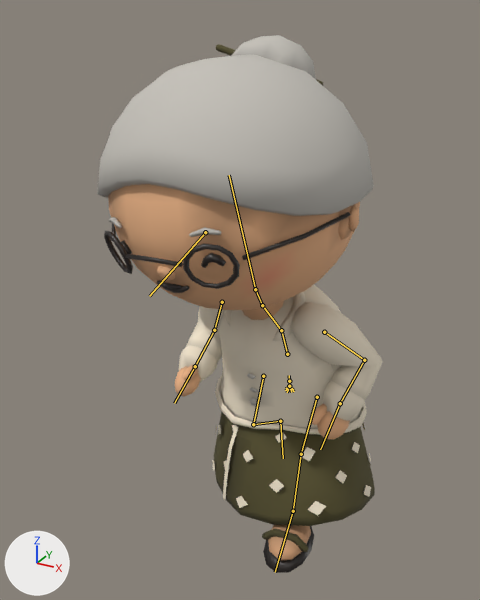
An edit to the glTF model game/assets/models/char_nenek.glb, drawn before and after from the same camera.
Both versions are drawn from a camera (50 mm lens) standing at (0.512, -1.171, 1.069) and looking at (-0.09, -0.077, 0.521). The lights are fixed; the arrows at lower left show +X, +Y and +Z. The first picture is the older version. Both versions are drawn at frame 13 of the action 'run'; the numbers are the values there. The bones that change, and the others that lie on the model, are drawn over the model as lines.

The first picture shows 'Body'.
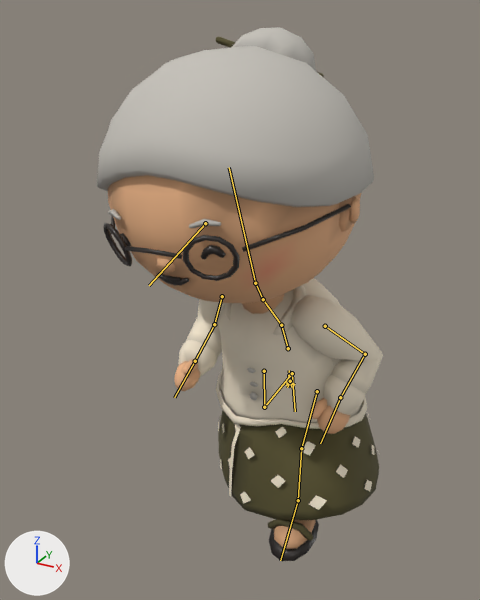
Changed parts and their boxes (x1, y1, x2, y2) in the pictures (480 x 600 px):
'Body', posed
    before: (97, 35, 383, 573)
    after: (97, 27, 383, 561)
bone 'hips', root to tip
    before: (289, 381) to (289, 375)
    after: (289, 375) to (289, 370)
bone 'thigh_L', root to tip
    before: (317, 397) to (301, 454)
    after: (317, 391) to (301, 448)
bone 'shin_L', root to tip
    before: (301, 454) to (293, 511)
    after: (301, 448) to (298, 500)
bone 'foot_L', root to tip
    before: (293, 511) to (275, 572)
    after: (298, 500) to (280, 560)
bone 'thigh_R', root to tip
    before: (263, 376) to (253, 424)
    after: (264, 371) to (264, 407)
bone 'shin_R', root to tip
    before: (253, 424) to (280, 421)
    after: (264, 407) to (292, 373)
bone 'foot_R', root to tip
    before: (280, 421) to (283, 458)
    after: (292, 373) to (295, 411)
bone 'extra_skirt_0', root to tip
    before: (289, 386) to (287, 392)
    after: (290, 381) to (287, 387)
bone 'extra_skirt_3', root to tip
    before: (289, 386) to (293, 390)
    after: (290, 381) to (294, 384)
bone 'extra_skirt_4', root to tip
    before: (289, 386) to (292, 388)
    after: (290, 381) to (293, 380)
bone 'extra_skirt_5', root to tip
    before: (289, 386) to (288, 387)
    after: (290, 381) to (288, 379)
bone 'extra_skirt_6', root to tip
    before: (289, 386) to (286, 388)
    after: (290, 381) to (286, 383)
bone 'extra_skirt_7', root to tip
    before: (289, 386) to (285, 390)
    after: (290, 381) to (286, 385)

What changed in the scene script:
```text
Change bone_hips:
    where bone_hips = bpy.data.objects['char_nenek'].pose.bones['hips']
    bone_hips.location: (-0.007, -0.036, 0.0) -> (-0.007, -0.023, 0.0)
Change bone_thigh_l:
    where bone_thigh_l = bpy.data.objects['char_nenek'].pose.bones['thigh_L']  # child of 'hips'
    bone_thigh_l.rotation_quaternion: (0.849, 0.513, -0.114, 0.051) -> (0.847, 0.516, -0.111, 0.058)  # degrees (62, -14, -2) -> degrees (63, -14, -1)
Change bone_shin_l:
    where bone_shin_l = bpy.data.objects['char_nenek'].pose.bones['shin_L']  # child of 'thigh_L'
    bone_shin_l.rotation_quaternion: (0.95, -0.311, 0.0, 0.0) -> (0.911, -0.407, 0.0, 0.0)  # degrees (-36, 0, 0) -> degrees (-48, 0, 0)
Change bone_foot_l:
    where bone_foot_l = bpy.data.objects['char_nenek'].pose.bones['foot_L']  # child of 'shin_L'
    bone_foot_l.rotation_quaternion: (0.98, -0.199, 0.01, -0.009) -> (0.994, -0.104, 0.005, -0.012)  # degrees (-23, 1, -1) -> degrees (-12, 0, -1)
Change bone_thigh_r:
    where bone_thigh_r = bpy.data.objects['char_nenek'].pose.bones['thigh_R']  # child of 'hips'
    bone_thigh_r.rotation_quaternion: (-0.987, -0.155, -0.027, 0.04) -> (-0.996, 0.056, 0.011, 0.068)  # degrees (18, 4, -4) -> degrees (-6, -2, -8)
Change bone_shin_r:
    where bone_shin_r = bpy.data.objects['char_nenek'].pose.bones['shin_R']  # child of 'thigh_R'
    bone_shin_r.rotation_quaternion: (0.798, -0.6, 0.0, 0.0) -> (0.709, -0.703, 0.0, 0.0)  # degrees (-74, 0, 0) -> degrees (-89, 0, 0)
Change bone_foot_r:
    where bone_foot_r = bpy.data.objects['char_nenek'].pose.bones['foot_R']  # child of 'shin_R'
    bone_foot_r.rotation_quaternion: (0.996, -0.023, -0.058, 0.046) -> (0.95, 0.298, -0.034, 0.067)  # degrees (-3, -6, 5) -> degrees (35, -6, 6)
Change bone_extra_skirt_0:
    where bone_extra_skirt_0 = bpy.data.objects['char_nenek'].pose.bones['extra_skirt_0']  # child of 'hips'
    bone_extra_skirt_0.rotation_quaternion: (0.986, 0.169, 0.0, 0.0) -> (0.991, 0.137, 0.0, 0.0)  # degrees (20, 0, 0) -> degrees (16, 0, 0)
Change bone_extra_skirt_3:
    where bone_extra_skirt_3 = bpy.data.objects['char_nenek'].pose.bones['extra_skirt_3']  # child of 'hips'
    bone_extra_skirt_3.rotation_quaternion: (1.0, 0.015, 0.0, 0.0) -> (0.996, 0.088, 0.0, 0.0)  # degrees (2, 0, 0) -> degrees (10, 0, 0)
Change bone_extra_skirt_4:
    where bone_extra_skirt_4 = bpy.data.objects['char_nenek'].pose.bones['extra_skirt_4']  # child of 'hips'
    bone_extra_skirt_4.rotation_quaternion: (0.999, 0.029, 0.0, 0.0) -> (0.953, 0.304, 0.0, 0.0)  # degrees (3, 0, 0) -> degrees (35, 0, 0)
Change bone_extra_skirt_5:
    where bone_extra_skirt_5 = bpy.data.objects['char_nenek'].pose.bones['extra_skirt_5']  # child of 'hips'
    bone_extra_skirt_5.rotation_quaternion: (0.993, 0.117, 0.0, 0.0) -> (0.946, 0.323, 0.0, 0.0)  # degrees (13, 0, 0) -> degrees (38, 0, 0)
Change bone_extra_skirt_6:
    where bone_extra_skirt_6 = bpy.data.objects['char_nenek'].pose.bones['extra_skirt_6']  # child of 'hips'
    bone_extra_skirt_6.rotation_quaternion: (0.996, 0.084, 0.0, 0.0) -> (0.993, 0.122, 0.0, 0.0)  # degrees (10, 0, 0) -> degrees (14, 0, 0)
Change bone_extra_skirt_7:
    where bone_extra_skirt_7 = bpy.data.objects['char_nenek'].pose.bones['extra_skirt_7']  # child of 'hips'
    bone_extra_skirt_7.rotation_quaternion: (0.995, 0.101, 0.0, 0.0) -> (0.998, 0.059, 0.0, 0.0)  # degrees (12, 0, 0) -> degrees (7, 0, 0)
```
